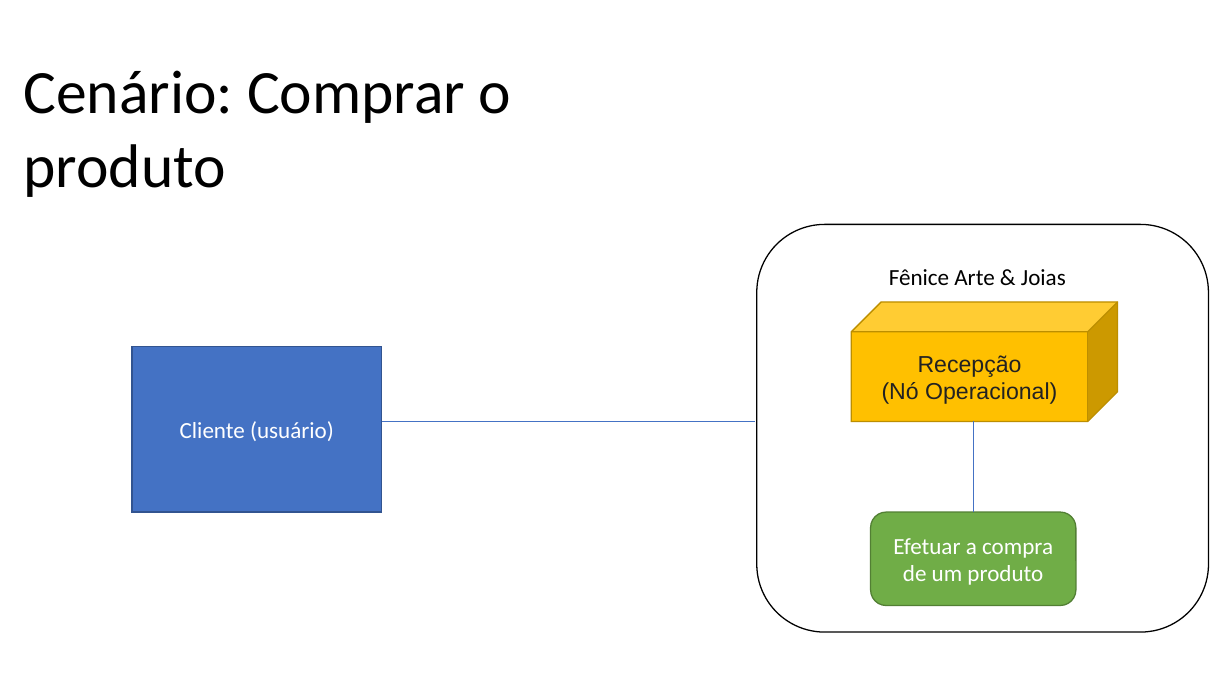
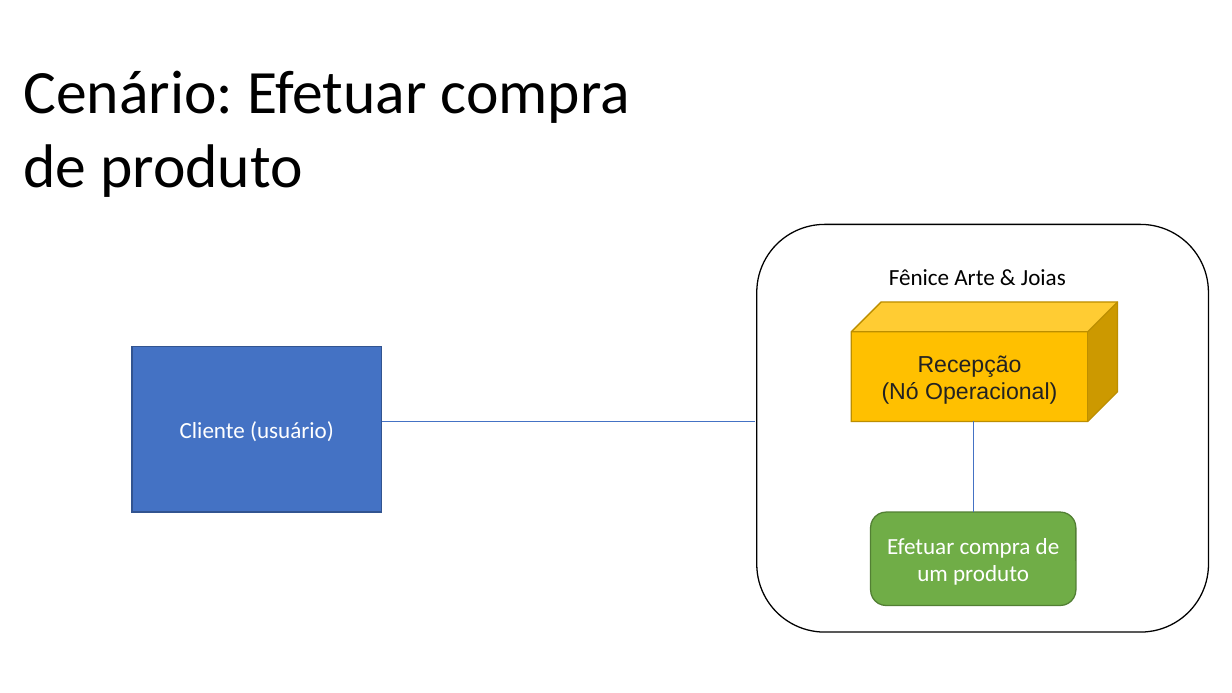
Before and after one commit to brendonimpacta/OPE_RequestSolved, a slide deck: slide 2 of 15. Arquitetura de Negócio para cada Cenário.pptx. Drawn at 1232x693 pixels with LibreOffice and Linux fonts; fonts in the diff are those of the drawing. Boxes give left, top, right and bottom in pixels: in the first picture for what was removed or moved away, otherwise in the second. Text is boxed around its words. In the diff, an @@ line names an element or a change of style, - is before the commit and + after.

```diff
--- a/15. Arquitetura de Negócio para cada Cenário.pptx
+++ b/15. Arquitetura de Negócio para cada Cenário.pptx
@@ text at (x1=24, y1=70, x2=630, y2=197): text changed @@
-Cenário: Comprar o produto
+Cenário: Efetuar compra de produto
@@ text in rounded rectangle at (x1=887, y1=538, x2=1060, y2=585): text changed @@
-Efetuar a compra de um produto
+Efetuar compra de um produto
```
Also in this commit, not shown: 6 other slides changed.
